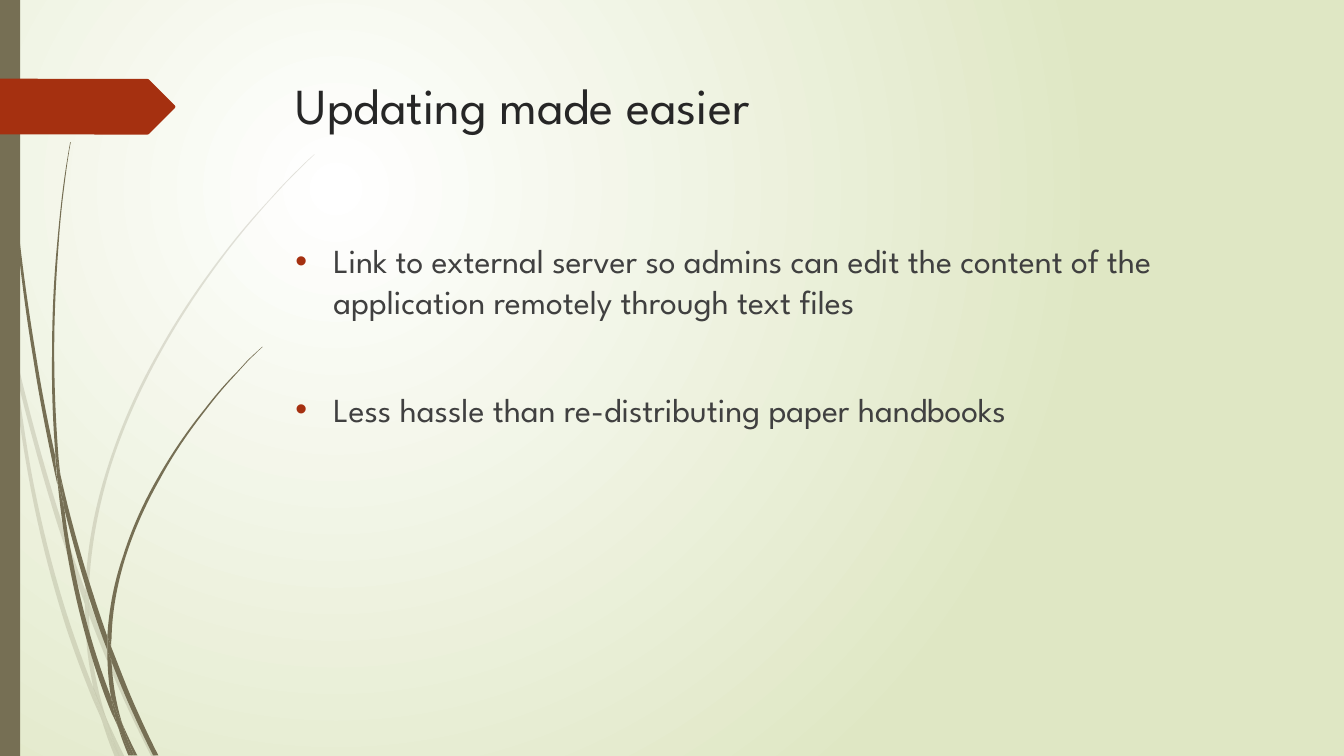
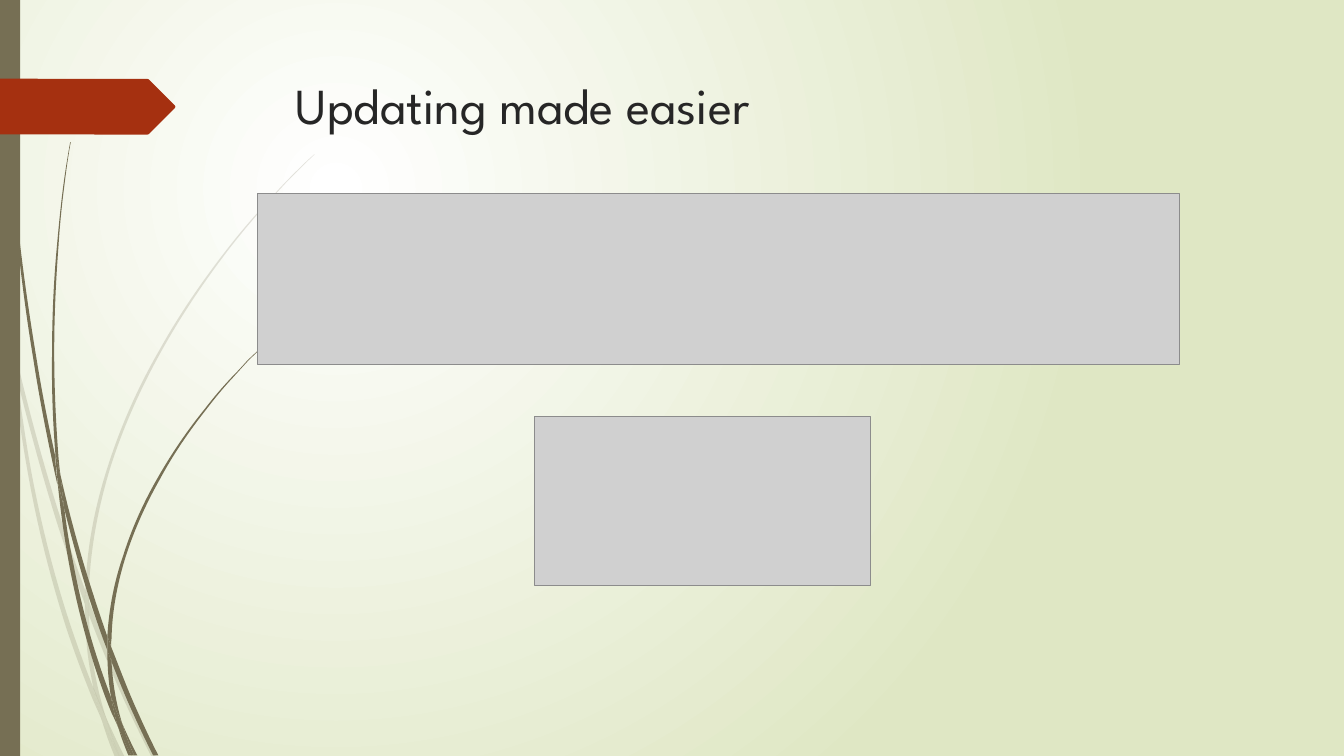
Before and after one commit to bournemouth17/team-5, a slide deck: slide 5 of RNLI.pptx (slide 6 before the commit). Drawn at 1344x756 pixels with LibreOffice and Linux fonts; fonts in the diff are those of the drawing; grey boxes stand for pictures. Boxes give left, top, right and bottom in pixels: in the first picture for what was removed or moved away, otherwise in the second. Text is boxed around its words. In the diff, an @@ line names an element or a change of style, - is before the commit and + after.

```diff
--- a/RNLI.pptx
+++ b/RNLI.pptx
@@ picture added at (x1=257, y1=194, x2=1180, y2=364) @@
@@ text removed at (x1=333, y1=249, x2=1151, y2=430) @@
-• Link to external server so admins can edit the content of the application remotely through text files
-• Less hassle than re-distributing paper handbooks
@@ picture added at (x1=535, y1=416, x2=871, y2=586) @@
```
Also in this commit, not shown: 4 other slides changed, 2 slides added, 8 slides removed.
